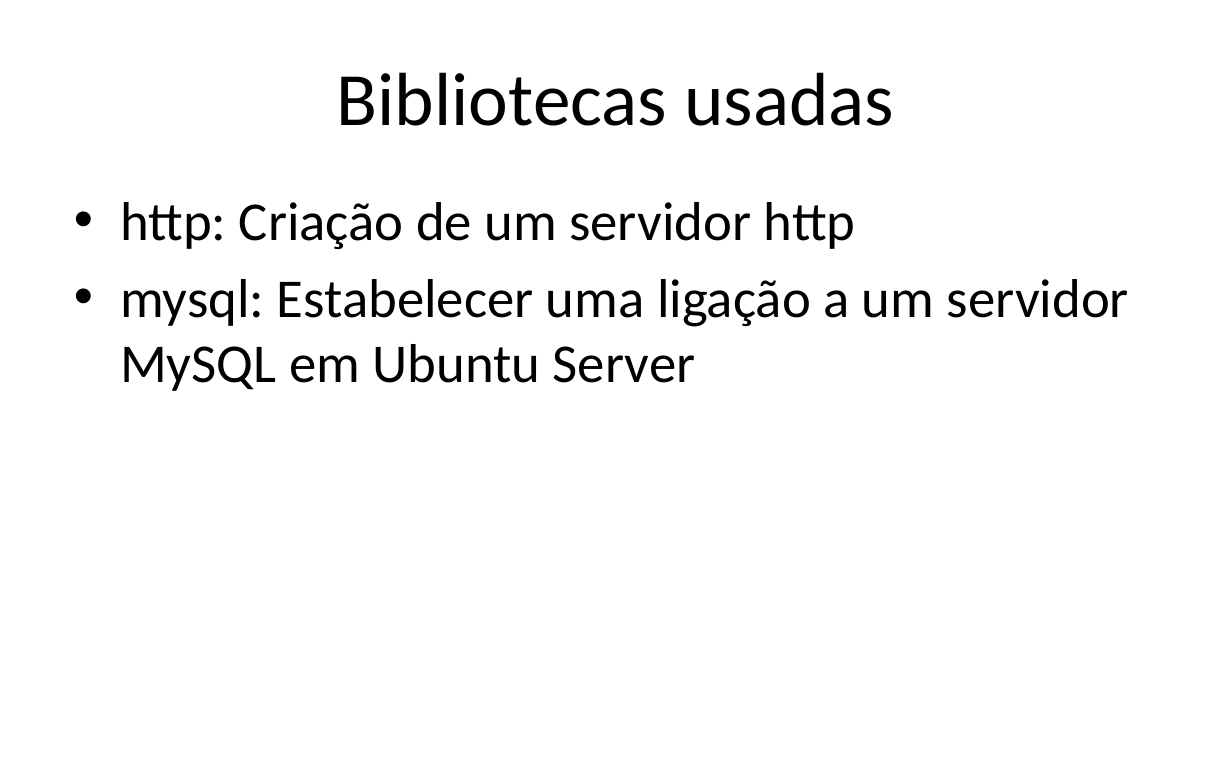
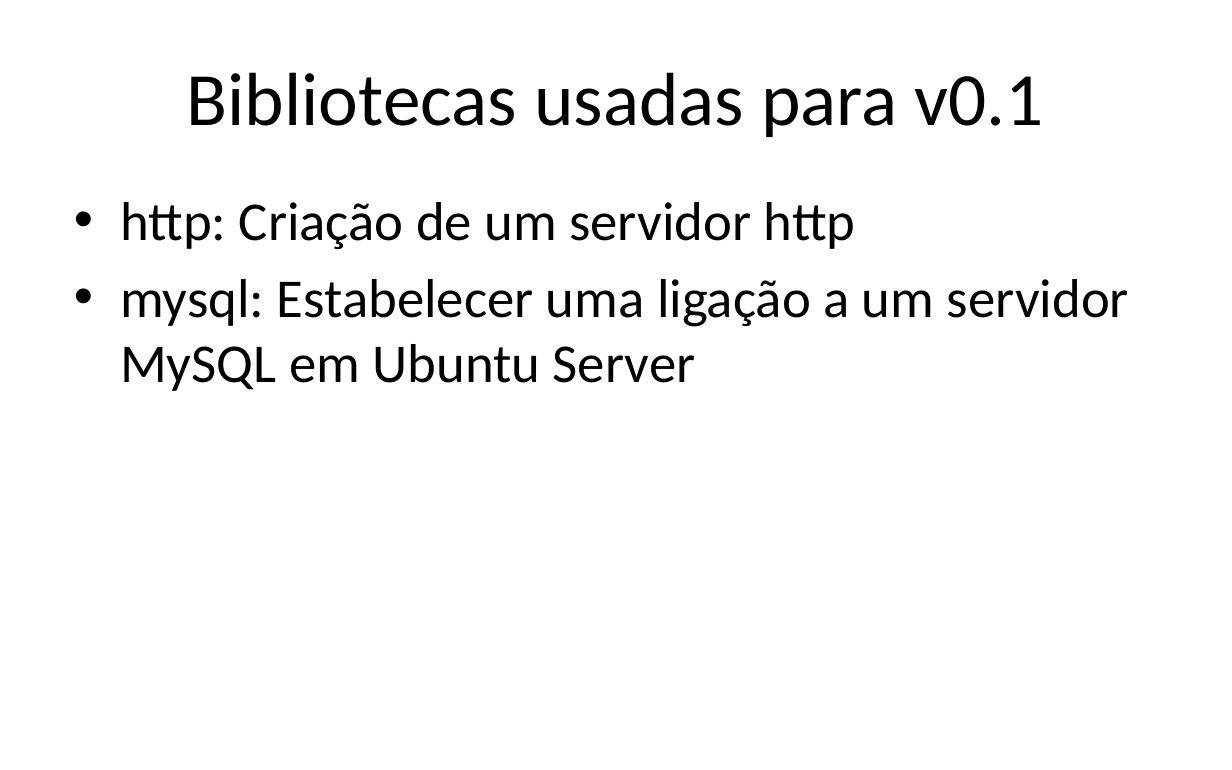
Before and after one commit to iptomar/letrinhas_si, a slide deck: slide 12 of Apresentacoes/v01.pptx. Drawn at 1232x770 pixels with LibreOffice and Linux fonts; fonts in the diff are those of the drawing; background and template pictures are left out. Boxes give left, top, right and bottom in pixels: in the first picture for what was removed or moved away, otherwise in the second. Text is boxed around its words. In the diff, an @@ line names an element or a change of style, - is before the commit and + after.

```diff
--- a/Apresentacoes/v01.pptx
+++ b/Apresentacoes/v01.pptx
@@ title at (187,72,1044,137): text changed @@
-Bibliotecas usadas
+Bibliotecas usadas para v0.1
```
Also in this commit, not shown: 10 other slides changed, 1 other file.
